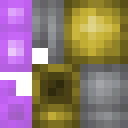
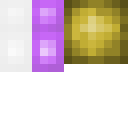
Layered file, before and after one edit (128 x 128). Changes by layer:
removed group "Iron" (2 layers) over [32, 0, 128, 128]
removed layer "Layer 5" from group "Iron" over [32, 0, 64, 64]
removed layer "Layer 4" from group "Iron" over [80, 64, 128, 128]
painted on "Layer 6 copy" (1st of 2, in "Prima Materia Crystal") over [0, 0, 64, 128]
showed group "Pure Crystal" (3 layers) over [0, 0, 32, 128]
painted on "Layer 6 copy" (2nd of 2, in "Pure Crystal") over [0, 80, 32, 128]
removed layer "Layer 8" from group "Halfgold Brass" over [32, 64, 80, 128]
